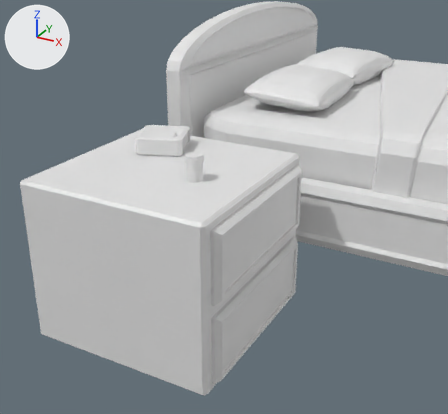
The Blender file scenes/bedroom.blend as it was, and as the next commit left it.
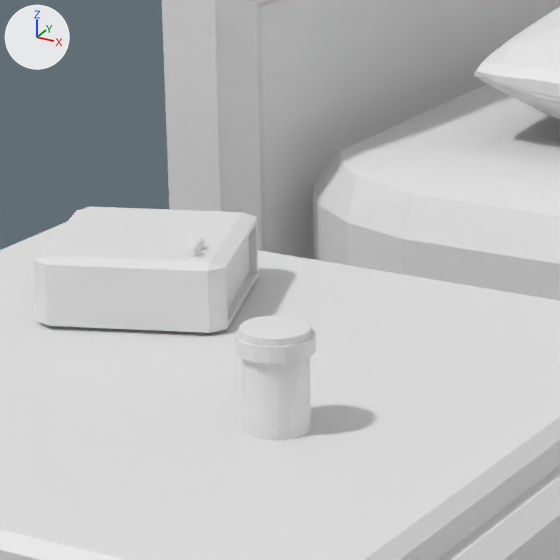
Each version is shown from a 50 mm lens placed at (-12.76, 22.66, 18.65), pointed at (-17.05, 30.47, 14.75), then close up on the part from 28% to 59% of the width and 18% to 51% of the height. Every picture has the same lights, and +X, +Y and +Z are marked at upper left.

Objects in the first close-up: 'Alarm Clock', 'Alarm Clock Collided', 'Bed', 'Bed Pillow', 'Bed Pillow Collided', 'Bed.002', 'Meds', 'Nightstand'.
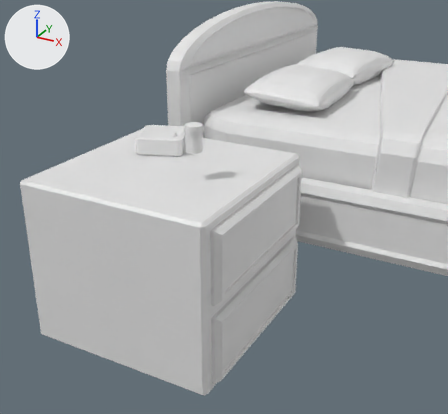
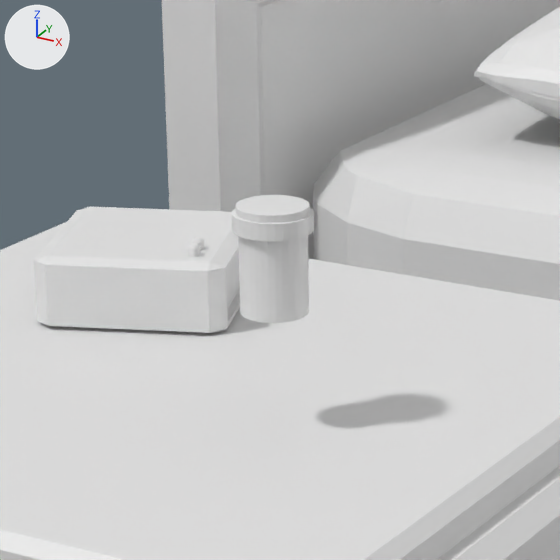
Commit message: fixed med elevation

Boxes [x1, y1, x2, y2] around the edits, measured in the close-ups (560 x 560 px):
'Meds', moved
    before: [235, 315, 316, 440]
    after: [232, 195, 314, 323]

What the commit changed:
me_meds has 224 vertices, 164 faces and spans x -1.1..1.1, y -1.1..1.1, z -10.04..1.77.
me_meds is used by ob_meds; location (-17.625, 30.54, 15.427); scale (0.142, 0.142, 0.0362).
me_meds part 1: the whole mesh is moved by (0.0, 0.0, 3.3).
Object 'Meds' (ob_meds) moves from (-17.625, 30.54, 15.427) to (-17.625, 30.54, 15.796).
